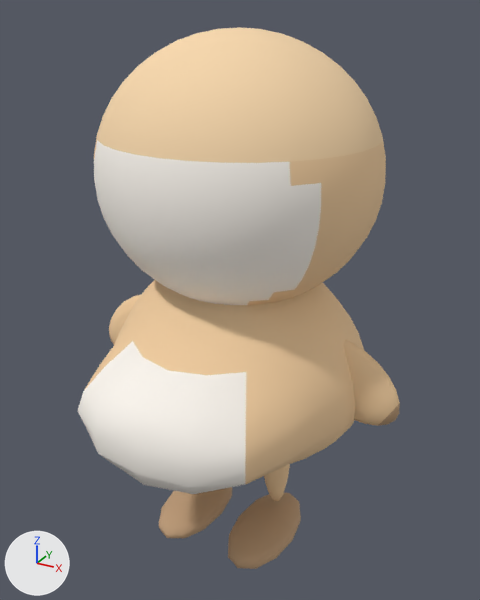
The glTF model character-studio/src/assets/anatomy/body-bird.glb: old version first, new version second.
Rendered twice from a 50 mm lens placed at (0.443, -0.802, 0.822), pointed at (0.011, -0.018, 0.43). The lights are fixed; the arrows at lower left show +X, +Y and +Z. The picture after the commit comes second. Shape keys are drawn at the values saved in each file.

Names of what the first picture shows: 'body', 'body_hips', 'body_torso'.
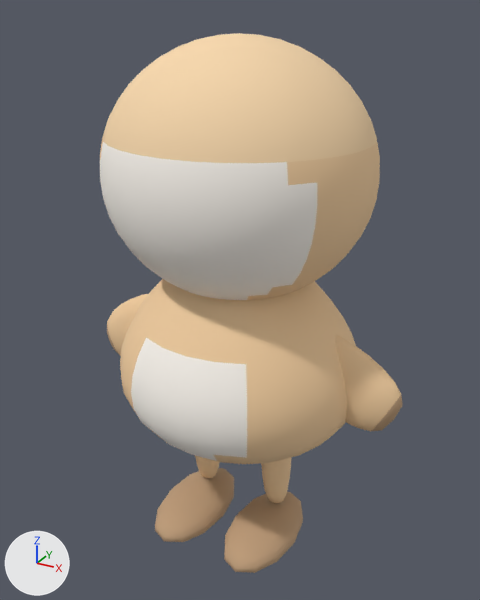
Boxes [x1, y1, x2, y2] around the edits, measured in the pictures (480 x 600 px):
'body', reshaped: before [94, 27, 400, 569]; after [100, 33, 403, 573]
'body_torso', reshaped (18% narrower, 19% shorter): before [77, 280, 364, 487]; after [120, 279, 356, 446]
'body_hips', reshaped (14% narrower, 14% shorter): before [101, 418, 355, 494]; after [127, 399, 346, 464]

The change in detail:
In shape key 'bellyRound' (key_0_bellyround), value goes from 1.0 to 0.0.
In shape key 'chubby' (key_1_chubby), value goes from 1.0 to 0.0.
In shape key 'slim' (key_2_slim), value goes from 1.0 to 0.0.
In shape key 'headBig' (key_3_headbig), value goes from 1.0 to 0.0.
In shape key 'headSmall' (key_4_headsmall), value goes from 1.0 to 0.0.
In shape key 'bellyRound' (key_5_bellyround), value goes from 1.0 to 0.0.
In shape key 'chubby' (key_6_chubby), value goes from 1.0 to 0.0.
In shape key 'slim' (key_7_slim), value goes from 1.0 to 0.0.
In shape key 'headBig' (key_8_headbig), value goes from 1.0 to 0.0.
In shape key 'headSmall' (key_9_headsmall), value goes from 1.0 to 0.0.
In shape key 'bellyRound' (key_10_bellyround), value goes from 1.0 to 0.0.
In shape key 'chubby' (key_11_chubby), value goes from 1.0 to 0.0.
In shape key 'slim' (key_12_slim), value goes from 1.0 to 0.0.
In shape key 'headBig' (key_13_headbig), value goes from 1.0 to 0.0.
In shape key 'headSmall' (key_14_headsmall), value goes from 1.0 to 0.0.
In shape key 'bellyRound' (key_15_bellyround), value goes from 1.0 to 0.0.
In shape key 'chubby' (key_16_chubby), value goes from 1.0 to 0.0.
In shape key 'slim' (key_17_slim), value goes from 1.0 to 0.0.
In shape key 'headBig' (key_18_headbig), value goes from 1.0 to 0.0.
In shape key 'headSmall' (key_19_headsmall), value goes from 1.0 to 0.0.
